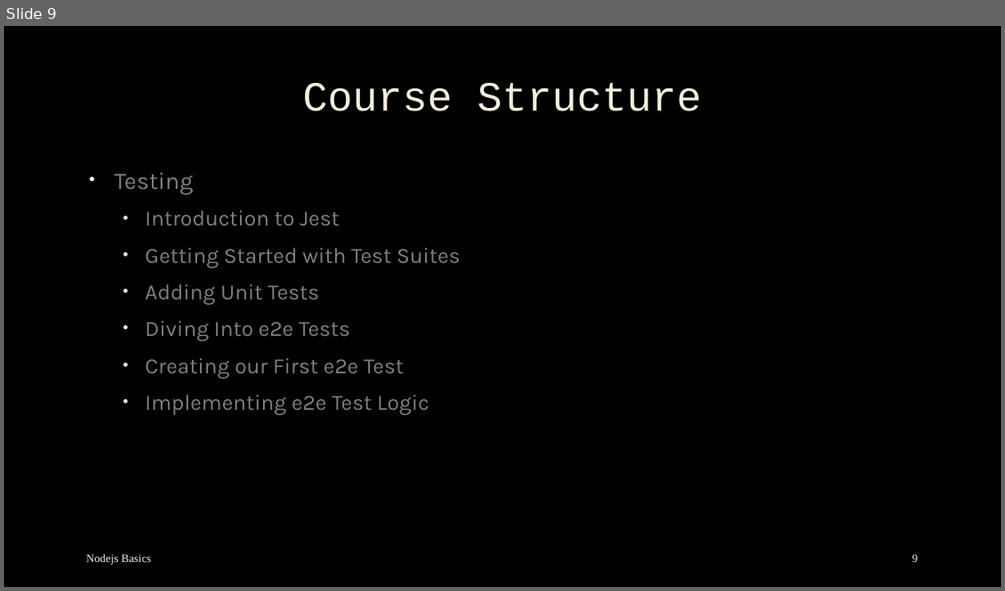
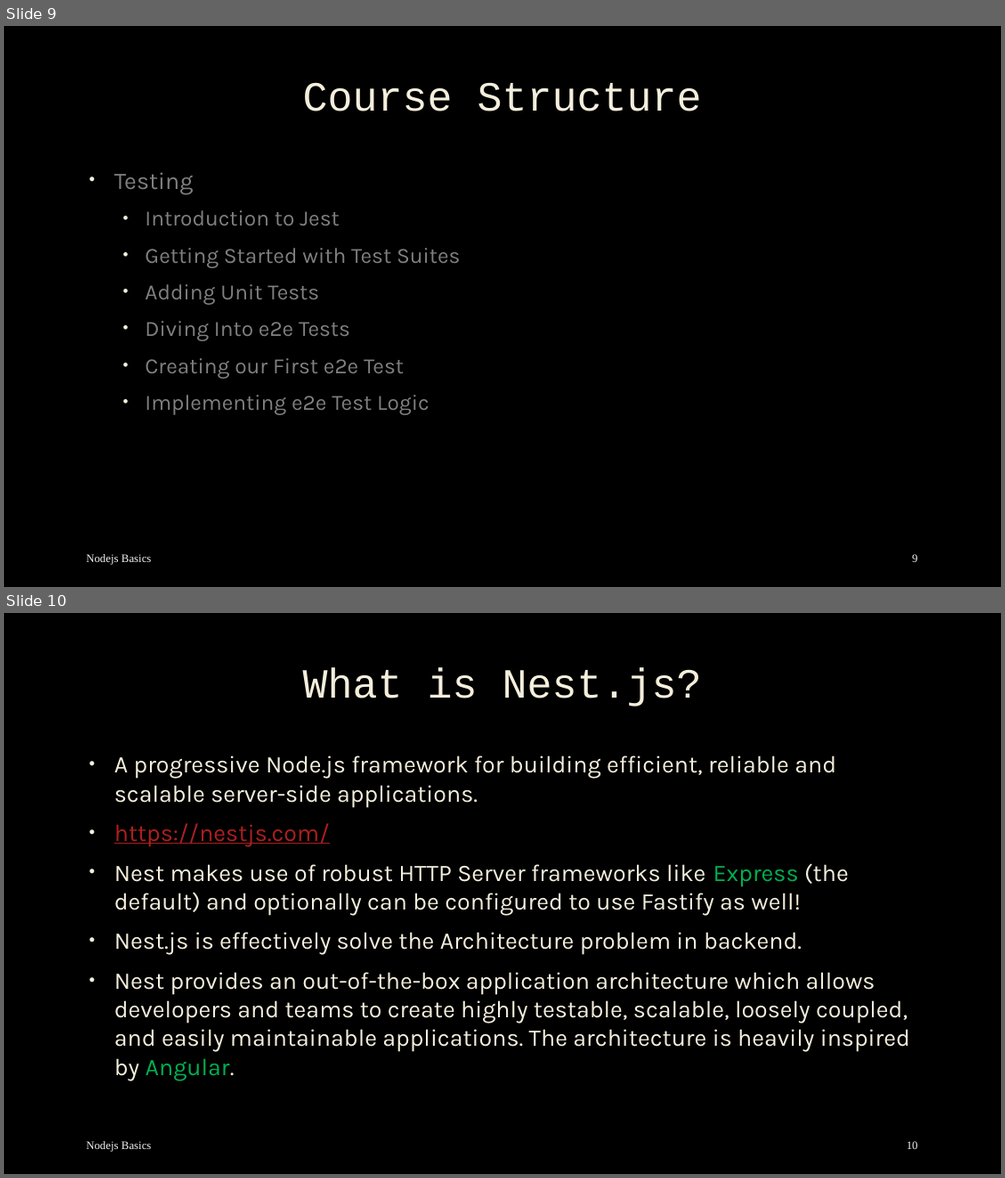
Before and after one commit to mostafa8026/nestjs-course, a slide deck: nestjs/nestjs-01.pptx. Shown one above the other, each under a label of ours: slide 9 before the commit, slides 9 and 10 after it. The pictures are 1005x591 and 1005x1178 pixels, drawn with LibreOffice and Linux fonts; fonts in the diff are those of the drawing; background and template pictures are left out. Boxes give left, top, right and bottom in pixels: in the first picture for what was removed or moved away, otherwise in the second. Text is boxed around its words. In the diff, an @@ line names an element or a change of style, - is before the commit and + after.

Commit message:
feat: nestjs 01 added

```diff
--- a/nestjs/nestjs-01.pptx
+++ b/nestjs/nestjs-01.pptx
@@ slide 10 added at (x1=4, y1=613, x2=1001, y2=1174), background picture (left out) @@
@@ title added at (x1=303, y1=667, x2=702, y2=706), 40 pt, text #F4EEDC @@
+What is Nest.js?
@@ text added at (x1=114, y1=755, x2=910, y2=1080), 23 pt, text #F4EEDC @@
+• A progressive Node.js framework for building efficient, reliable and scalable server-side applications.
+• https://nestjs.com/
+• Nest makes use of robust HTTP Server frameworks like Express (the default) and optionally can be configured to use Fastify as well!
+• Nest.js is effectively solve the Architecture problem in backend.
+• Nest provides an out-of-the-box application architecture which allows developers and teams to create highly testable, scalable, loosely coupled, and easily maintainable applications. The architecture is heavily inspired by Angular.
@@ text added at (x1=86, y1=1141, x2=152, y2=1151), 11 pt, text #F2F2F2 @@
+Nodejs Basics
@@ page number added at (x1=906, y1=1141, x2=918, y2=1149), 11 pt, text #F2F2F2 @@
+10
```
Also in this commit, not shown: 2 slides changed, 17 other slides added, 16 other files.
